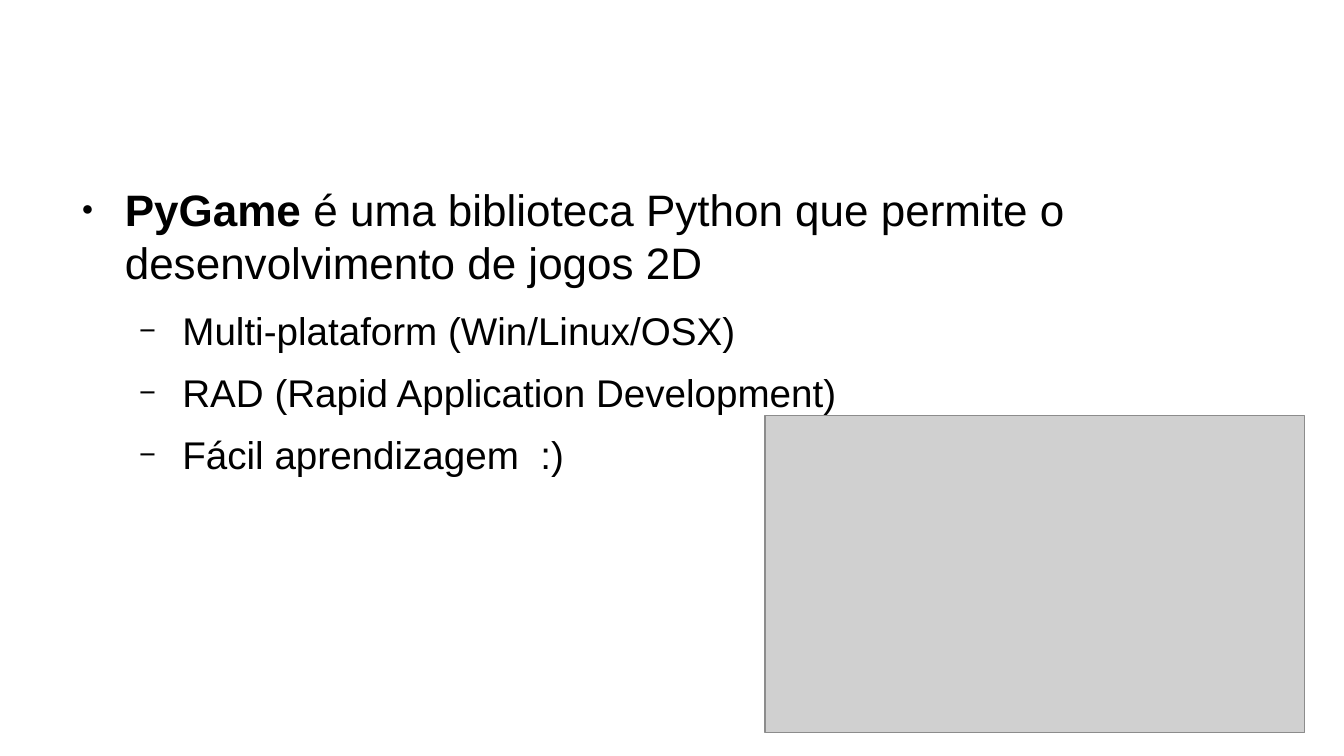
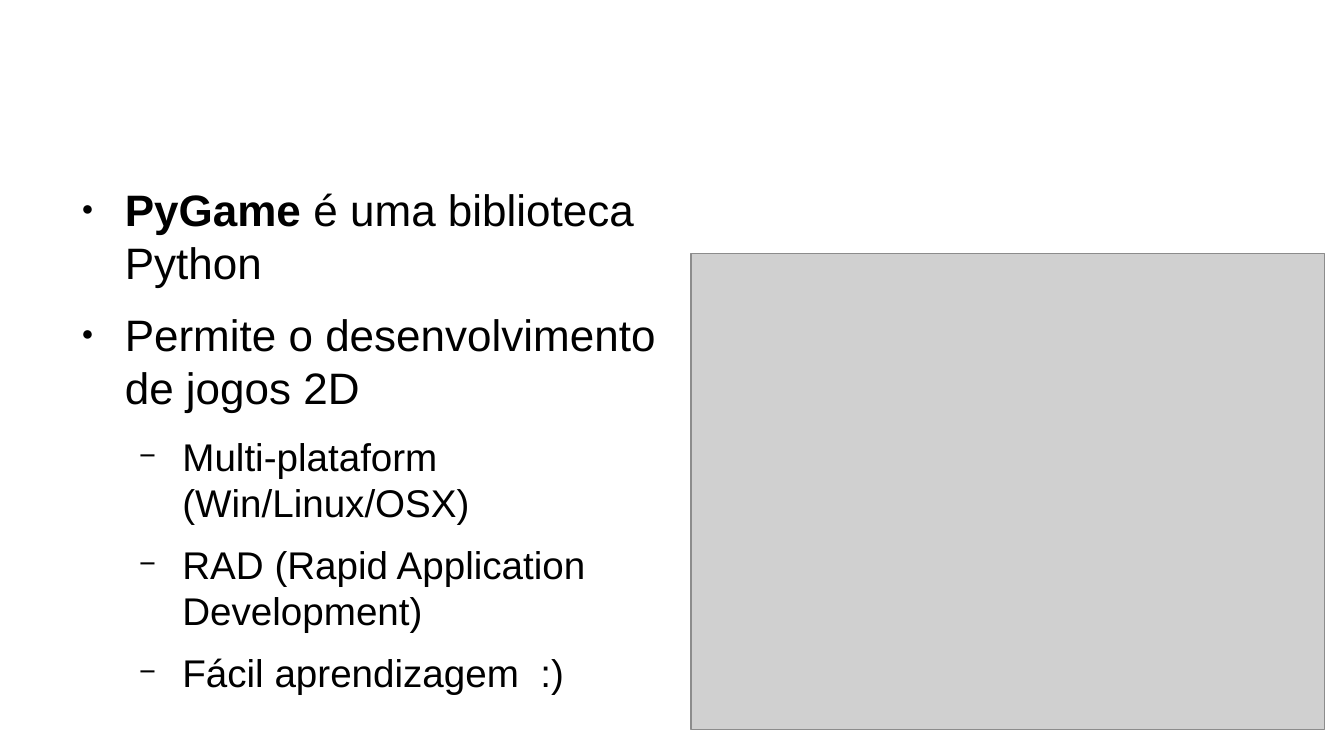
Before and after one commit to dgomes/pygame_tutorial, a slide deck: slide 2 of Introducao ao PyGame.odp. Drawn at 1344x756 pixels with LibreOffice and Linux fonts; fonts in the diff are those of the drawing; grey boxes stand for pictures; background and template pictures are left out. Boxes give left, top, right and bottom in pixels: in the first picture for what was removed or moved away, otherwise in the second. Text is boxed around its words. In the diff, an @@ line names an element or a change of style, - is before the commit and + after.

Commit message:
improve

```diff
--- a/Introducao ao PyGame.odp
+++ b/Introducao ao PyGame.odp
@@ text at box(125, 193, 655, 412): text changed @@
-● PyGame é uma biblioteca Python que permite o desenvolvimento de jogos 2D
+● PyGame é uma biblioteca Python
+● Permite o desenvolvimento de jogos 2D
@@ picture: place and size @@
-picture at box(765, 416, 1305, 733)
+picture at box(692, 254, 1326, 731)
```
